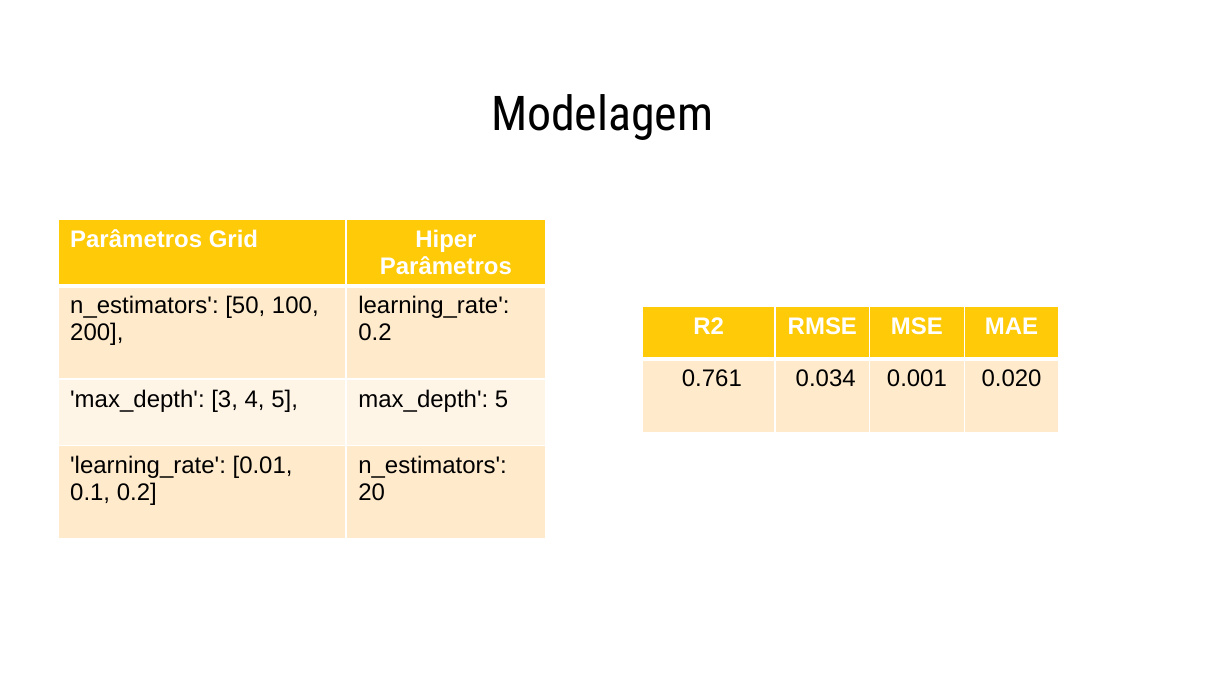
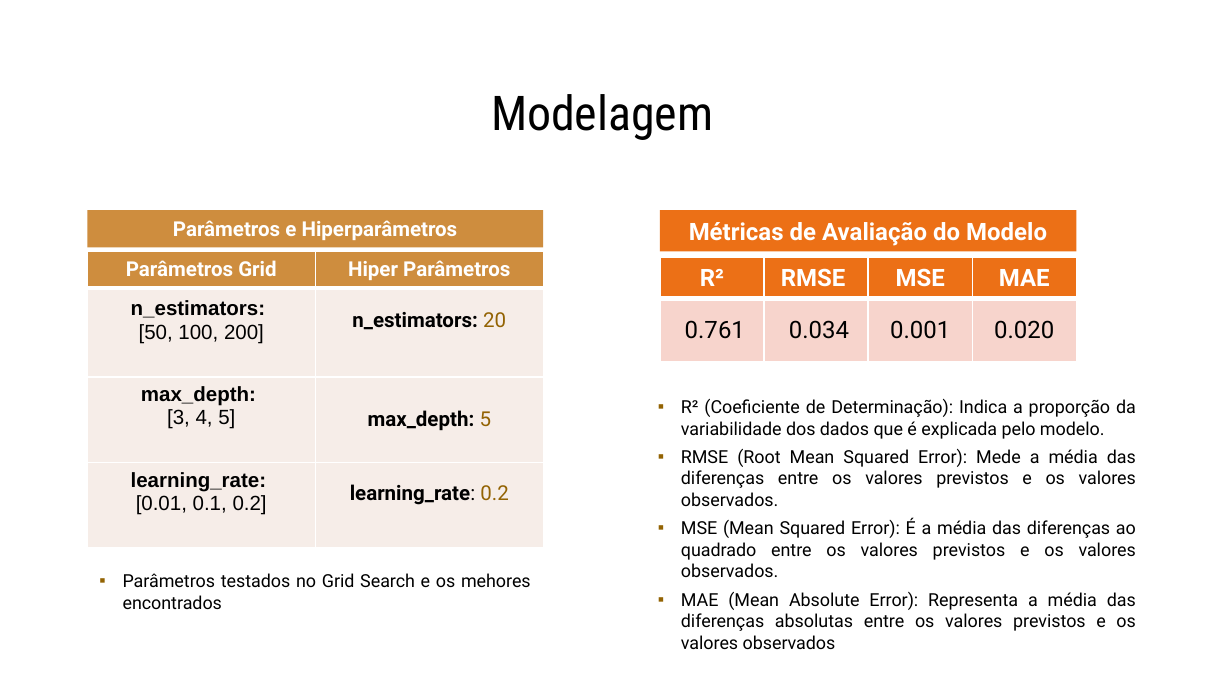
Before and after one commit to afazevedo/RadiantForecast, a slide deck: slide 19 of docs/presentation.pptx. Drawn at 1232x693 pixels with LibreOffice and Linux fonts; fonts in the diff are those of the drawing. Boxes give left, top, right and bottom in pixels: in the first picture for what was removed or moved away, otherwise in the second. Text is boxed around its words. In the diff, an @@ line names an element or a change of style, - is before the commit and + after.

```diff
--- a/docs/presentation.pptx
+++ b/docs/presentation.pptx
@@ rectangle added at [87, 209, 543, 246], fill #CE8D3E, 12 pt, text #FFFFFF, bold @@
+Parâmetros e Hiperparâmetros
@@ rectangle added at [660, 209, 1077, 251], fill #EC7016, 14 pt, text #FFFFFF, bold @@
+Métricas de Avaliação do Modelo
@@ table at [87, 251, 543, 563] @@
-row 2, column 1: n_estimators': [50, 100, 200],
+row 2, column 1: n_estimators: / [50, 100, 200]
-row 2, column 2: learning_rate': 0.2
+row 2, column 2: n_estimators: 20
-row 3, column 1: 'max_depth': [3, 4, 5],
+row 3, column 1: max_depth: / [3, 4, 5]
-row 3, column 2: max_depth': 5
+row 3, column 2: max_depth: 5
-row 4, column 1: 'learning_rate': [0.01, 0.1, 0.2]
+row 4, column 1: learning_rate: / [0.01, 0.1, 0.2]
-row 4, column 2: n_estimators': 20
+row 4, column 2: learning_rate: 0.2
@@ fill #FFCA08 to #CE8D3E in row 1 @@
@@ fill #FFECCC to #F6EEE8 in 4 cells @@
@@ fill #FFF6E7 to #F6EEE8 in row 3 @@
@@ size 14 to 12 pt, font Arial to Roboto in "Parâmetros Grid", "Hiper Parâmetros" @@
@@ alignment left to centre @@
@@ table: place and size @@
-table at [58, 219, 546, 556]
+table at [87, 251, 543, 563]
@@ table at [660, 257, 1079, 362] @@
-row 1, column 1: R2
+row 1, column 1: R²
@@ fill #FFCA08 to #EC7016 in row 1 @@
@@ fill #FFECCC to #F8D5CC in row 2 @@
@@ font Arial to Roboto @@
@@ table: place and size @@
-table at [642, 307, 1060, 434]
+table at [660, 257, 1079, 362]
@@ text added at [681, 399, 1136, 649], 10.5 pt, text #000000 @@
+▪ R² (Coeficiente de Determinação): Indica a proporção da variabilidade dos dados que é explicada pelo modelo.
+▪ RMSE (Root Mean Squared Error): Mede a média das diferenças entre os valores previstos e os valores observados.
+▪ MSE (Mean Squared Error): É a média das diferenças ao quadrado entre os valores previstos e os valores observados.
+▪ MAE (Mean Absolute Error): Representa a média das diferenças absolutas entre os valores previstos e os valores observados
@@ text added at [123, 573, 531, 609], 10.5 pt, text #000000 @@
+▪ Parâmetros testados no Grid Search e os mehores encontrados
```
Also in this commit, not shown: 18 other slides changed, 3 slides added, 3 slides removed, 4 other files.
